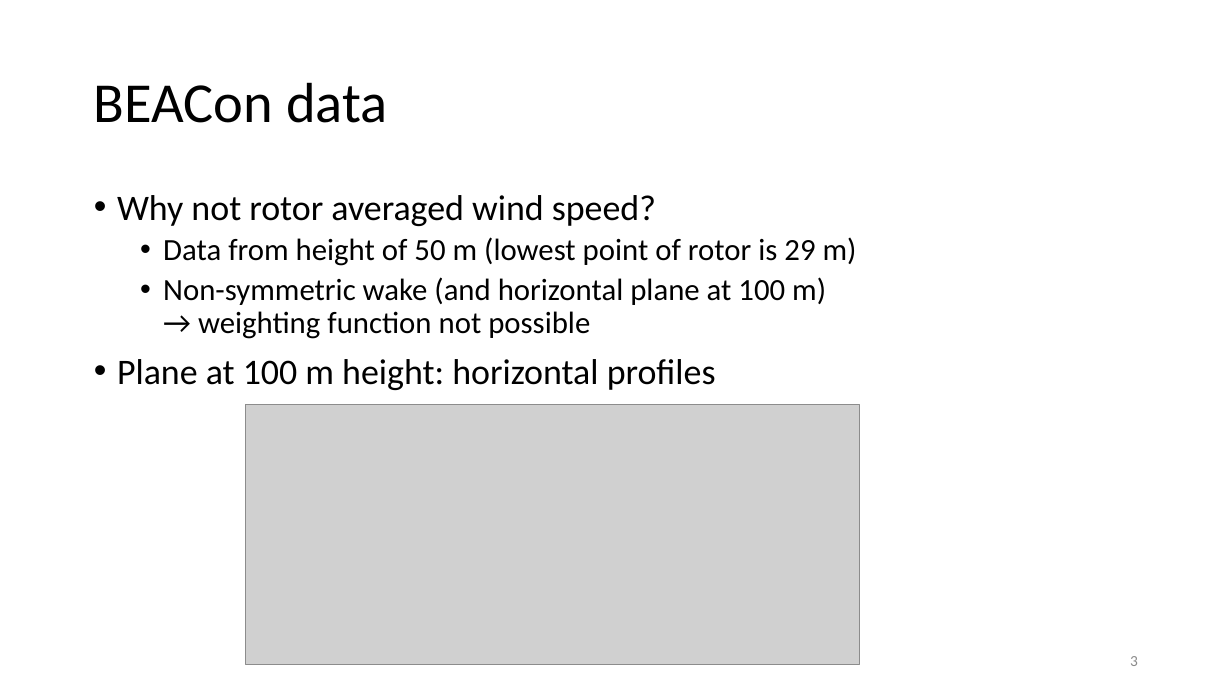
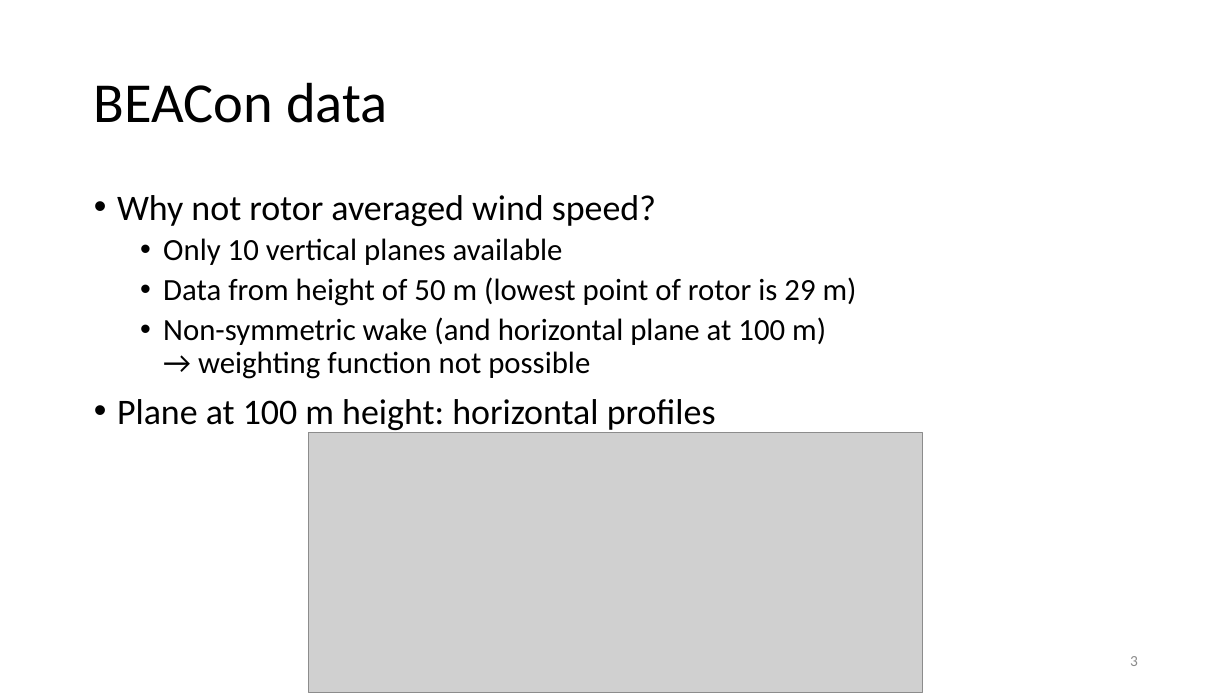
Before and after one commit to obossuyt/Thesis_Ottelien, a slide deck: slide 3 of Meetings & Official Documents/20180611_Meeting15.pptx. Drawn at 1232x693 pixels with LibreOffice and Linux fonts; fonts in the diff are those of the drawing; grey boxes stand for pictures. Boxes give left, top, right and bottom in pixels: in the first picture for what was removed or moved away, otherwise in the second. Text is boxed around its words. In the diff, an @@ line names an element or a change of style, - is before the commit and + after.

```diff
--- a/Meetings & Official Documents/20180611_Meeting15.pptx
+++ b/Meetings & Official Documents/20180611_Meeting15.pptx
@@ text at (163, 238, 563, 265): paragraph added @@
+  • Only 10 vertical planes available
@@ picture: place and size @@
-picture at (246, 405, 860, 665)
+picture at (309, 433, 923, 692)
```
Also in this commit, not shown: 6 other slides changed, 1 other file.
